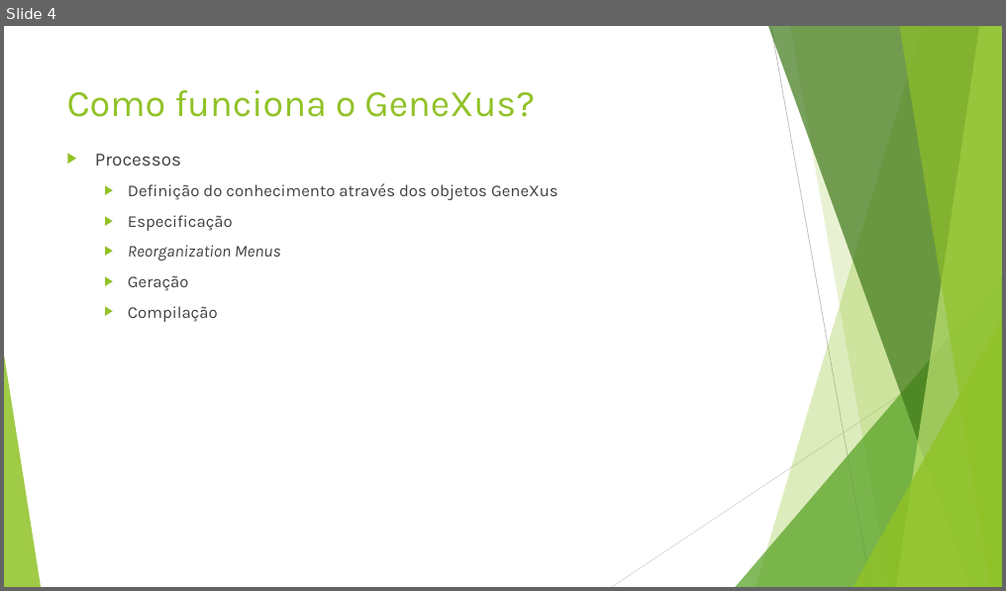
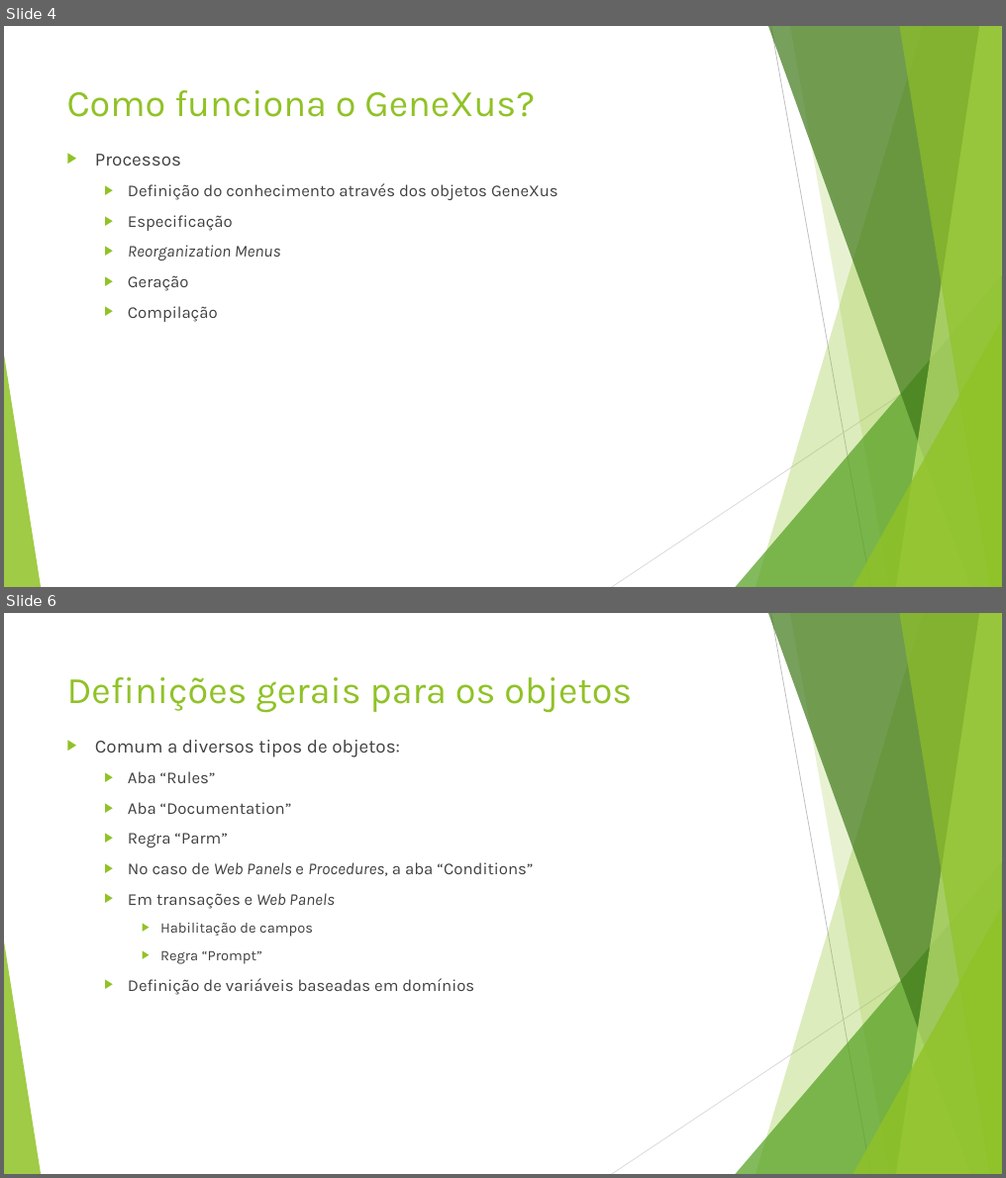
Before and after one commit to josenelsoncultri/Techweek2019, a slide deck: Techweek2019.pptx. Shown one above the other, each under a label of ours: slide 4 before the commit, slides 4 and 6 after it; the slides between them are not shown. The pictures are 1006x591 and 1006x1178 pixels, drawn with LibreOffice and Linux fonts; fonts in the diff are those of the drawing; background and template pictures are left out. Boxes give left, top, right and bottom in pixels: in the first picture for what was removed or moved away, otherwise in the second. Text is boxed around its words. In the diff, an @@ line names an element or a change of style, - is before the commit and + after.

Commit message:
Acréscimo de slides sobre objetos GeneXus e definições de alguns deles

```diff
--- a/Techweek2019.pptx
+++ b/Techweek2019.pptx
@@ slide 6 added at box(4, 613, 1002, 1174), background #FFFFFF; not listed: 10 template elements that a slide beside it also shows @@
@@ title added at box(67, 677, 632, 713), 36 pt, text #90C226 @@
+Definições gerais para os objetos
@@ text added at box(95, 740, 533, 995), 16 pt, text #404040 @@
+▶ Comum a diversos tipos de objetos:
+  ▶ Aba “Rules”
+  ▶ Aba “Documentation”
+  ▶ Regra “Parm”
+  ▶ No caso de Web Panels e Procedures, a aba “Conditions”
+  ▶ Em transações e Web Panels
+    ▶ Habilitação de campos
+    ▶ Regra “Prompt”
+  ▶ Definição de variáveis baseadas em domínios
```
Also in this commit, not shown: 3 other slides added.
